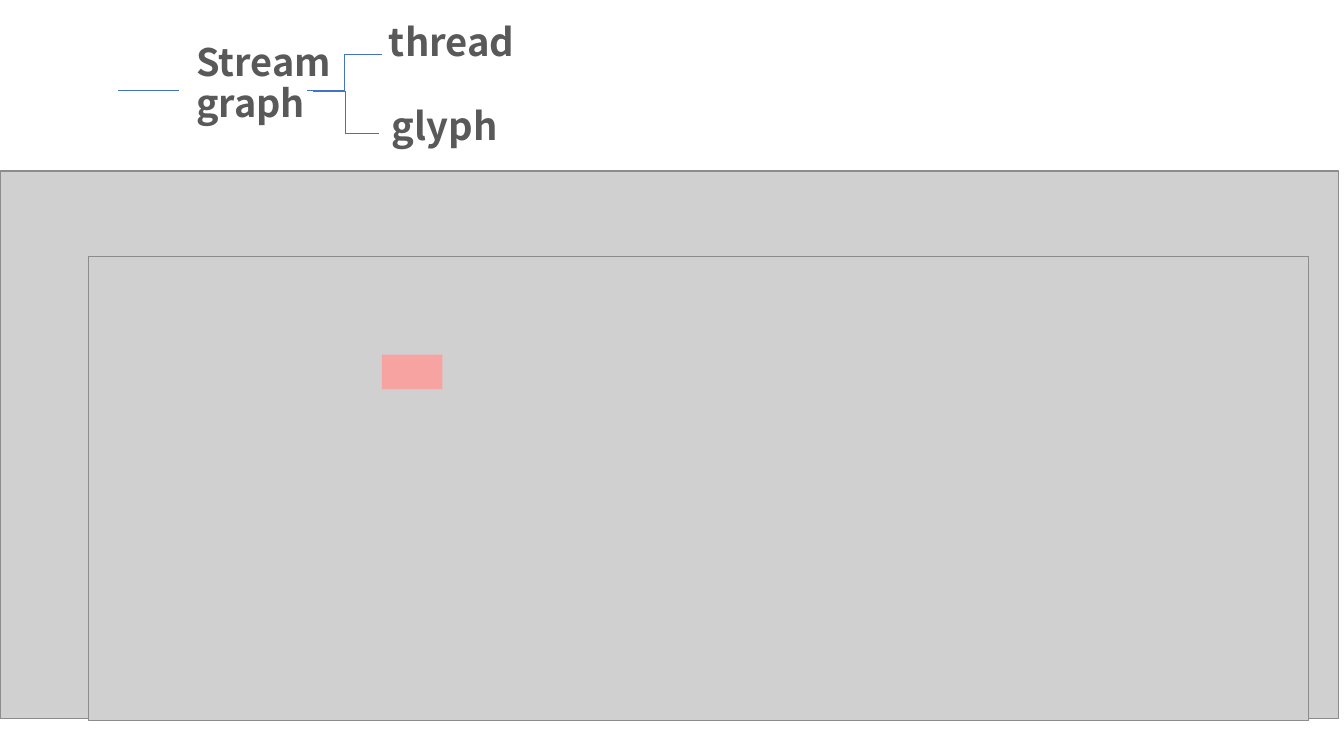
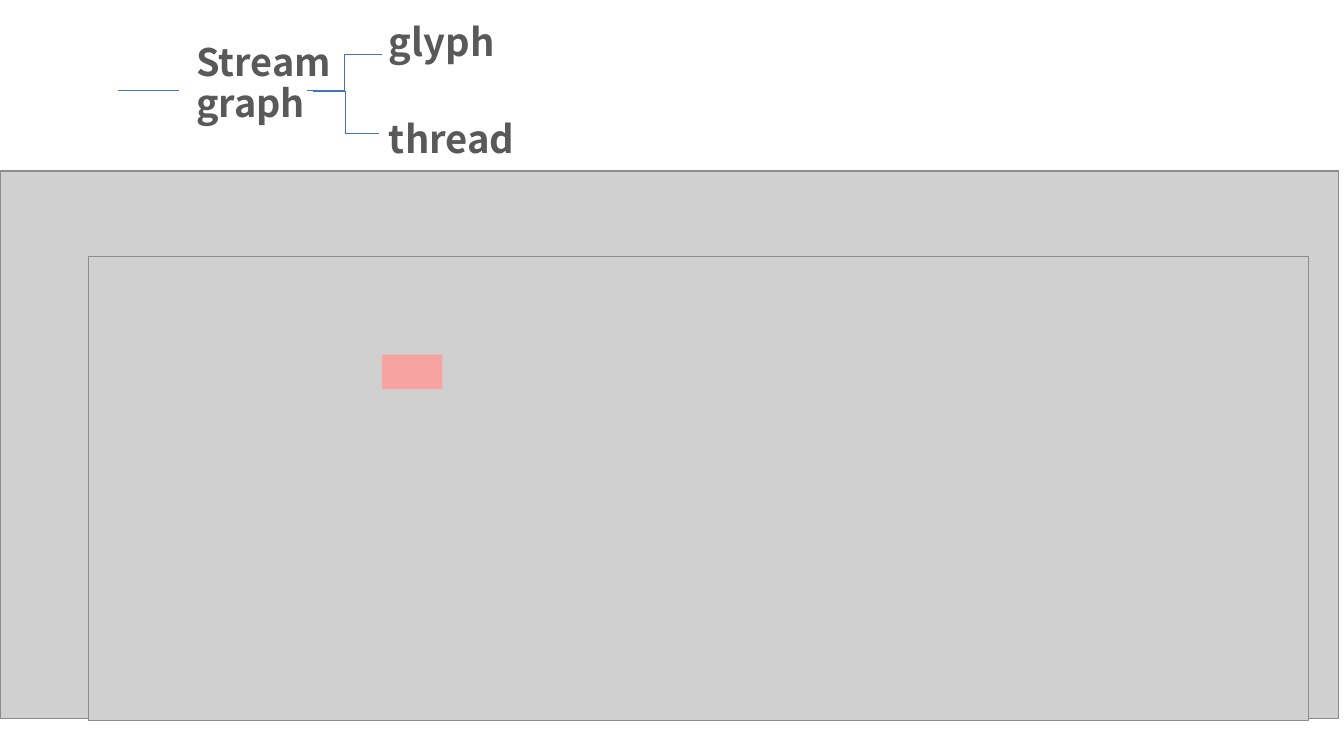
Before and after one commit to wangqianwen0418/decompose-vis, a slide deck: slide 3 of case study.pptx. Drawn at 1344x756 pixels with LibreOffice and Linux fonts; fonts in the diff are those of the drawing; grey boxes stand for pictures. Boxes give left, top, right and bottom in pixels: in the first picture for what was removed or moved away, otherwise in the second. Text is boxed around its words. In the diff, an @@ line names an element or a change of style, - is before the commit and + after.

```diff
--- a/case study.pptx
+++ b/case study.pptx
@@ text "glyph": place and size @@
-text "glyph" at (392, 109, 498, 150)
+text "glyph" at (389, 25, 495, 66)
@@ text "thread": place and size @@
-text "thread" at (389, 25, 514, 57)
+text "thread" at (389, 122, 514, 154)
```
Also in this commit, not shown: 13 other slides changed, 7 slides added.
